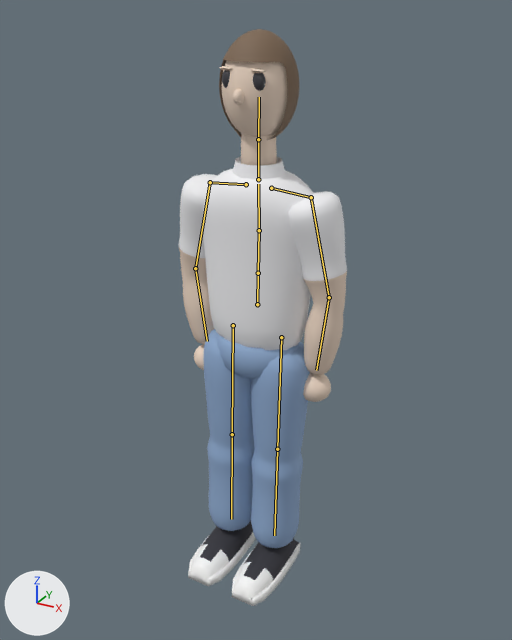
Renders of the glTF model assets/models/npc_character.glb from each side of a commit.
Before and after are seen from a 50 mm lens placed at (0.947, -1.732, 1.776), pointed at (0.006, -0.022, 0.921). Every picture has the same lights, and +X, +Y and +Z are marked at lower left. The first picture is the older version. Both versions are drawn at frame 16 of the action 'Idle'; the numbers are the values there. The bones that change, and the others that lie on the model, are drawn over the model as lines.

Objects in the first picture: 'NPC_Base', 'Sneaker_L', 'Sneaker_R'.
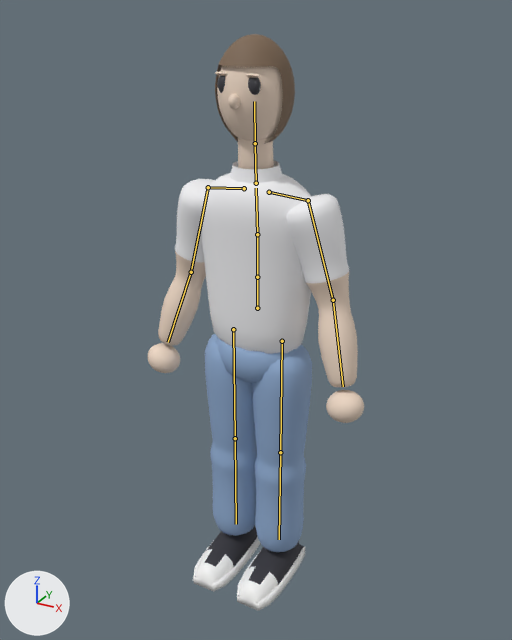
What differs and where, as boxes [x1, y1, x2, y2] in the pictures (512 x 640 px):
'NPC_Base', posed (28% wider): before [179, 29, 347, 548]; after [148, 34, 364, 552]
'Sneaker_R', posed: before [232, 538, 301, 606]; after [237, 541, 305, 611]
'Sneaker_L', posed: before [188, 520, 256, 587]; after [193, 525, 260, 592]
bone 'Hips', root to tip: before (257, 304) to (258, 273); after (257, 308) to (257, 277)
bone 'UpperArm.L', root to tip: before (311, 197) to (329, 297); after (308, 200) to (333, 300)
bone 'LowerArm.L', root to tip: before (329, 297) to (316, 370); after (333, 300) to (343, 386)
bone 'UpperArm.R', root to tip: before (210, 182) to (195, 268); after (208, 187) to (191, 272)
bone 'LowerArm.R', root to tip: before (195, 268) to (207, 341); after (191, 272) to (168, 342)

What changed in the scene script:
```text
Change bone_hips:
    where bone_hips = bpy.data.objects['NPC_Armature'].pose.bones['Hips']
    bone_hips.location: (0.0, 0.012, 0.0) -> (0.0, 0.0, 0.0)
    bone_hips.rotation_quaternion: (1.0, 0.0, 0.0, -0.01) -> (1.0, 0.0, 0.0, 0.0)  # degrees (0, 0, -1) -> degrees (0, 0, 0)
Change bone_upperarm_l:
    where bone_upperarm_l = bpy.data.objects['NPC_Armature'].pose.bones['UpperArm.L']  # child of 'Shoulder.L'
    bone_upperarm_l.rotation_quaternion: (0.783, -0.623, 0.0, 0.0) -> (0.799, -0.602, 0.011, -0.014)  # degrees (-77, 0, 0) -> degrees (-74, 0, -2)
Change bone_lowerarm_l:
    where bone_lowerarm_l = bpy.data.objects['NPC_Armature'].pose.bones['LowerArm.L']  # child of 'UpperArm.L'
    bone_lowerarm_l.rotation_quaternion: (0.985, -0.174, 0.0, 0.0) -> (0.993, 0.0, 0.0, -0.122)  # degrees (-20, 0, 0) -> degrees (0, 0, -14)
Change bone_upperarm_r:
    where bone_upperarm_r = bpy.data.objects['NPC_Armature'].pose.bones['UpperArm.R']  # child of 'Shoulder.R'
    bone_upperarm_r.rotation_quaternion: (0.783, -0.623, 0.0, 0.0) -> (0.799, -0.602, -0.011, 0.014)  # degrees (-77, 0, 0) -> degrees (-74, 0, 2)
Change bone_lowerarm_r:
    where bone_lowerarm_r = bpy.data.objects['NPC_Armature'].pose.bones['LowerArm.R']  # child of 'UpperArm.R'
    bone_lowerarm_r.rotation_quaternion: (0.985, -0.174, 0.0, 0.0) -> (0.993, 0.0, 0.0, 0.122)  # degrees (-20, 0, 0) -> degrees (0, 0, 14)
```
